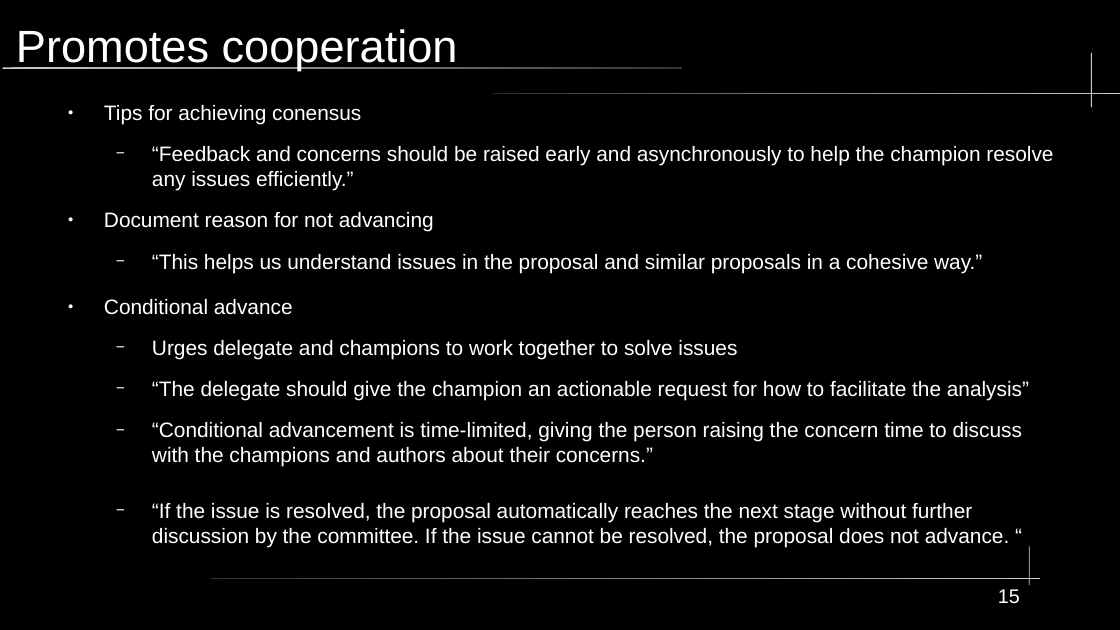
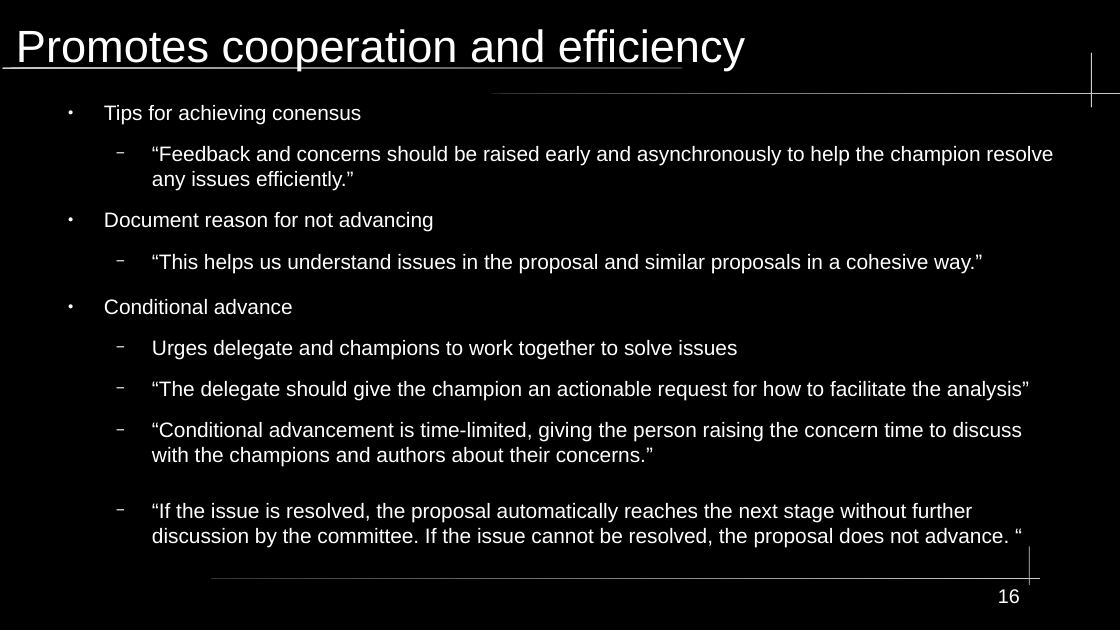
Before and after one commit to KWaloen/tc39_proposals_project, a slide deck: slide 16 of Data Analysis/Presentation/TC39 Process Documents.odp (slide 15 before the commit). Drawn at 1120x630 pixels with LibreOffice and Linux fonts; fonts in the diff are those of the drawing. Boxes give left, top, right and bottom in pixels: in the first picture for what was removed or moved away, otherwise in the second. Text is boxed around its words. In the diff, an @@ line names an element or a change of style, - is before the commit and + after.

Commit message:
update pd presentation

```diff
--- a/Data Analysis/Presentation/TC39 Process Documents.odp
+++ b/Data Analysis/Presentation/TC39 Process Documents.odp
@@ title at (x1=16, y1=29, x2=745, y2=70): text changed @@
-Promotes cooperation
+Promotes cooperation and efficiency
@@ page number at (x1=998, y1=589, x2=1020, y2=604): text changed @@
-15
+16
```
Also in this commit, not shown: 2 other slides changed, 1 slide added, 1 other file.
